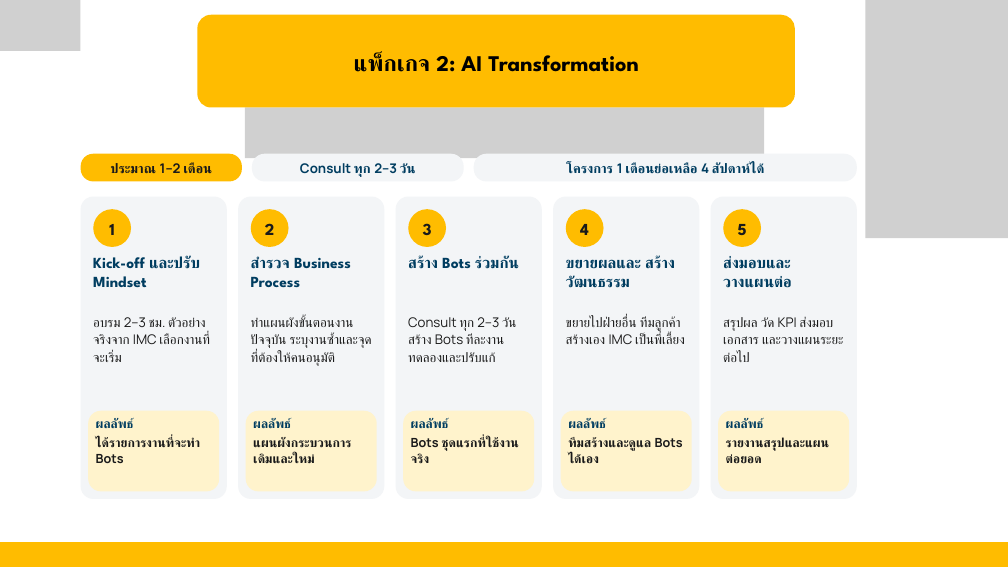
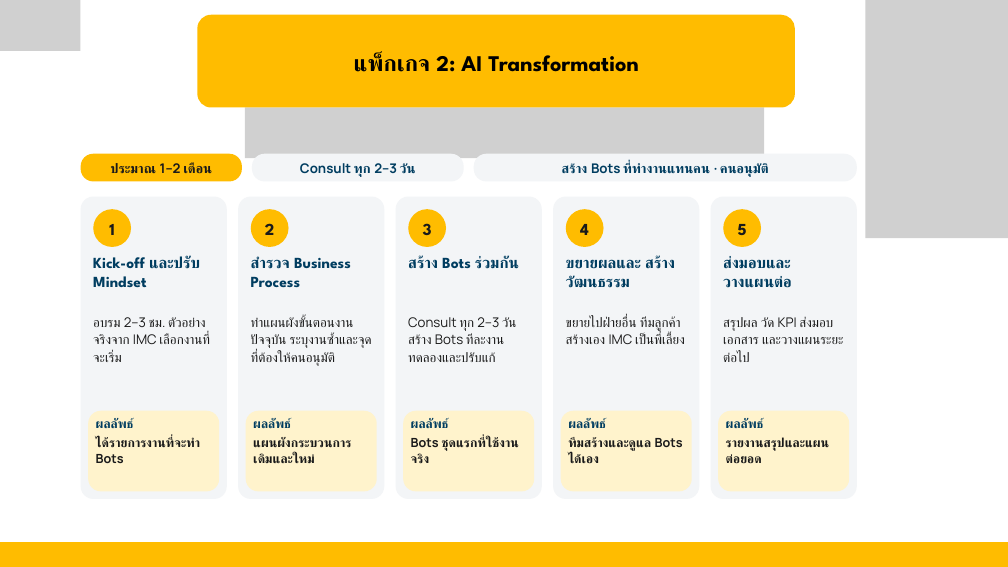
Before and after one commit to petong29149/imc-neuronknowledge, a slide deck: slide 10 of docs/sales/IMC_AI_Transformation_Packages.pptx. Drawn at 1008x567 pixels with LibreOffice and Linux fonts; fonts in the diff are those of the drawing; grey boxes stand for pictures. Boxes give left, top, right and bottom in pixels: in the first picture for what was removed or moved away, otherwise in the second. Text is boxed around its words. In the diff, an @@ line names an element or a change of style, - is before the commit and + after.

```diff
--- a/docs/sales/IMC_AI_Transformation_Packages.pptx
+++ b/docs/sales/IMC_AI_Transformation_Packages.pptx
@@ text in rounded rectangle at (562, 163, 768, 178): text changed @@
-โครงการ 1 เดือนย่อเหลือ 4 สัปดาห์ได้
+สร้าง Bots ที่ทำงานแทนคน · คนอนุมัติ
```
Also in this commit, not shown: 13 other slides changed, 1 slide removed, 21 other files.
